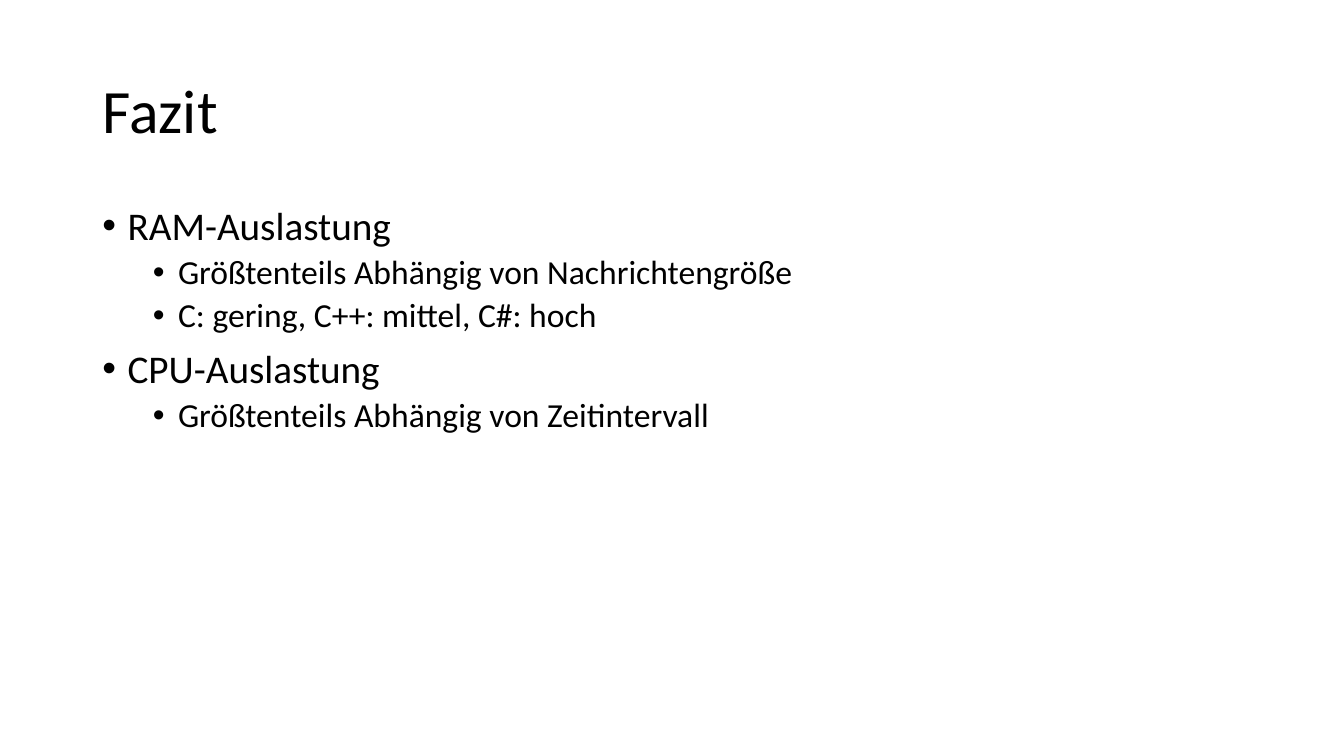
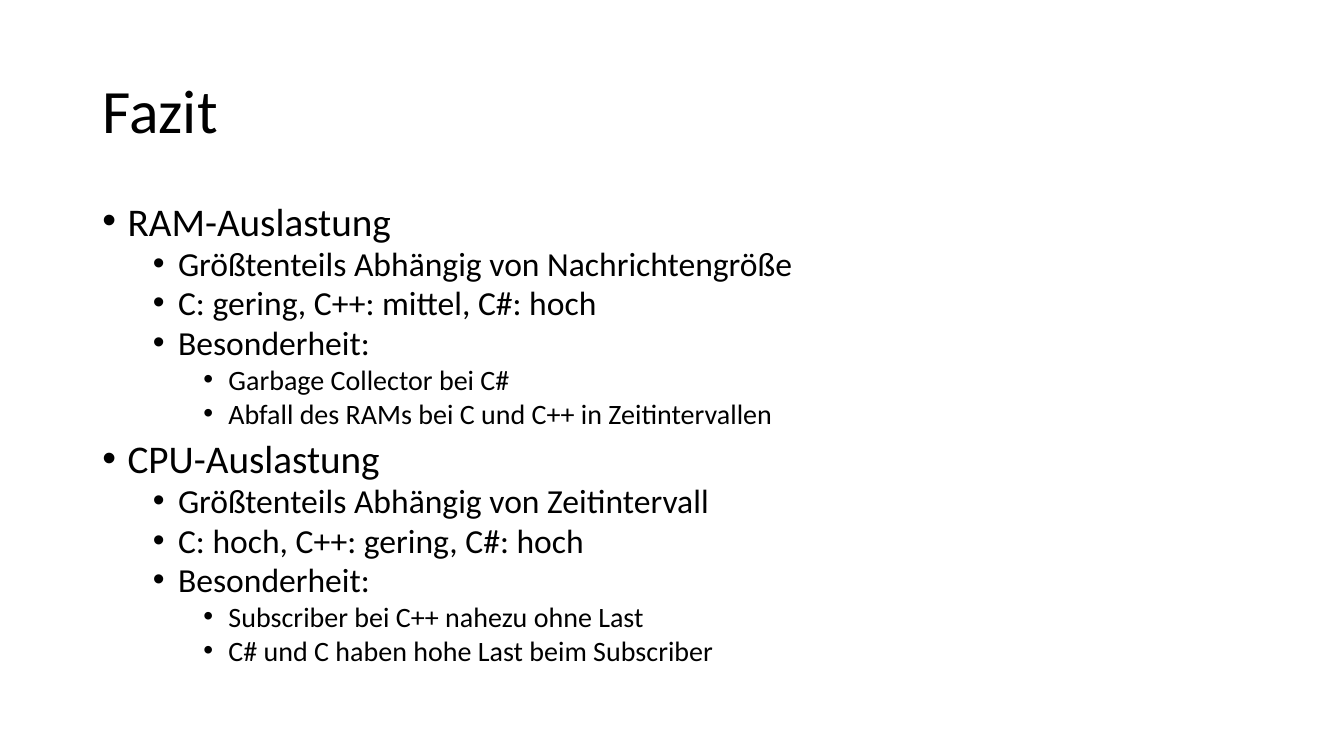
Before and after one commit to ZeraPain/MQTT-Benchmark, a slide deck: slide 15 of documents/MQTT-Benchmark.pptx (slide 13 before the commit). Drawn at 1344x756 pixels with LibreOffice and Linux fonts; fonts in the diff are those of the drawing; background and template pictures are left out. Boxes give left, top, right and bottom in pixels: in the first picture for what was removed or moved away, otherwise in the second. Text is boxed around its words. In the diff, an @@ line names an element or a change of style, - is before the commit and + after.

```diff
--- a/documents/MQTT-Benchmark.pptx
+++ b/documents/MQTT-Benchmark.pptx
@@ text at [128, 208, 792, 519]: line spacing 0.9 to 0.8 @@
@@ text at [178, 331, 771, 425]: paragraphs added @@
+  • Besonderheit:
+    • Garbage Collector bei C#
+    • Abfall des RAMs bei C und C++ in Zeitintervallen
@@ text at [178, 529, 713, 662]: paragraphs added @@
+  • C: hoch, C++: gering, C#: hoch
+  • Besonderheit:
+    • Subscriber bei C++ nahezu ohne Last
+    • C# und C haben hohe Last beim Subscriber
```
Also in this commit, not shown: 6 other slides changed, 2 slides added, 3 other files.
